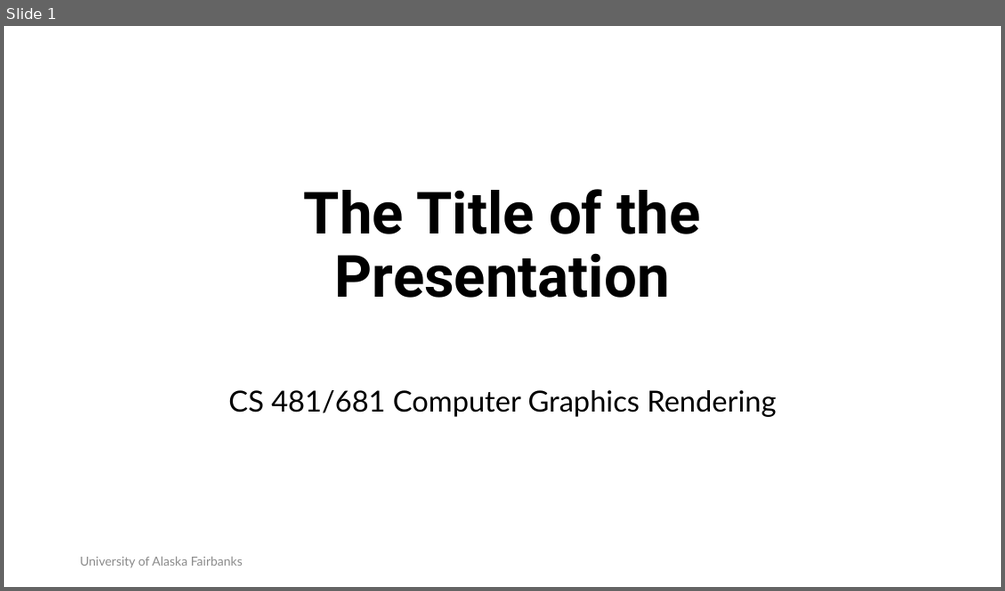
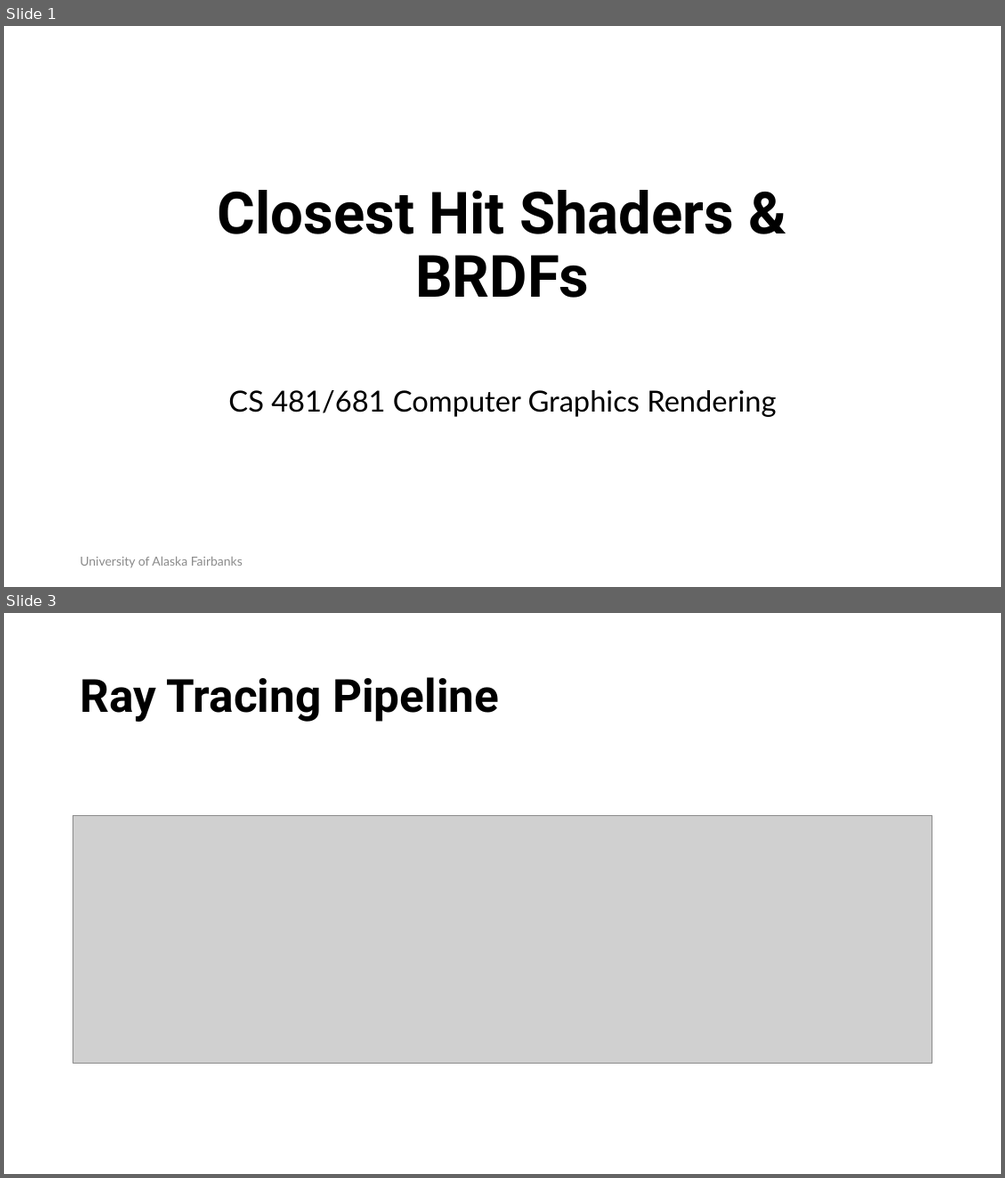
Before and after one commit to RahidZaman/cs481681-cgr, a slide deck: slides/pptx/week06.pptx. Shown one above the other, each under a label of ours: slide 1 before the commit, slides 1 and 3 after it; the slides between them are not shown. The pictures are 1005x591 and 1005x1178 pixels, drawn with LibreOffice and Linux fonts; fonts in the diff are those of the drawing; grey boxes stand for pictures; background and template pictures are left out. Boxes give left, top, right and bottom in pixels: in the first picture for what was removed or moved away, otherwise in the second. Text is boxed around its words. In the diff, an @@ line names an element or a change of style, - is before the commit and + after.

```diff
--- a/slides/pptx/week06.pptx
+++ b/slides/pptx/week06.pptx
@@ slide 3 added at [4,613,1001,1174], background #FFFFFF @@
@@ title added at [80,677,499,722], 44 pt, text #000000, bold @@
+Ray Tracing Pipeline
@@ picture added at [73,816,933,1063] @@
@@ slide 1 changed as well @@
@@ title at [218,190,734,297]: text changed @@
-The Title of the Presentation
+Closest Hit Shaders & BRDFs
```
Also in this commit, not shown: 1 other slide changed, 12 other slides added, 2 slides removed, 10 other files.
